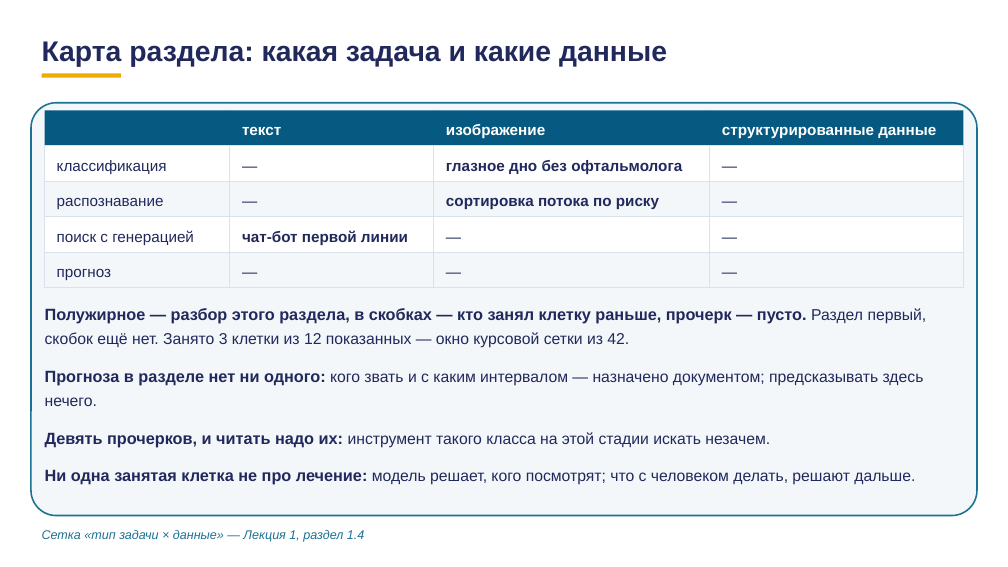
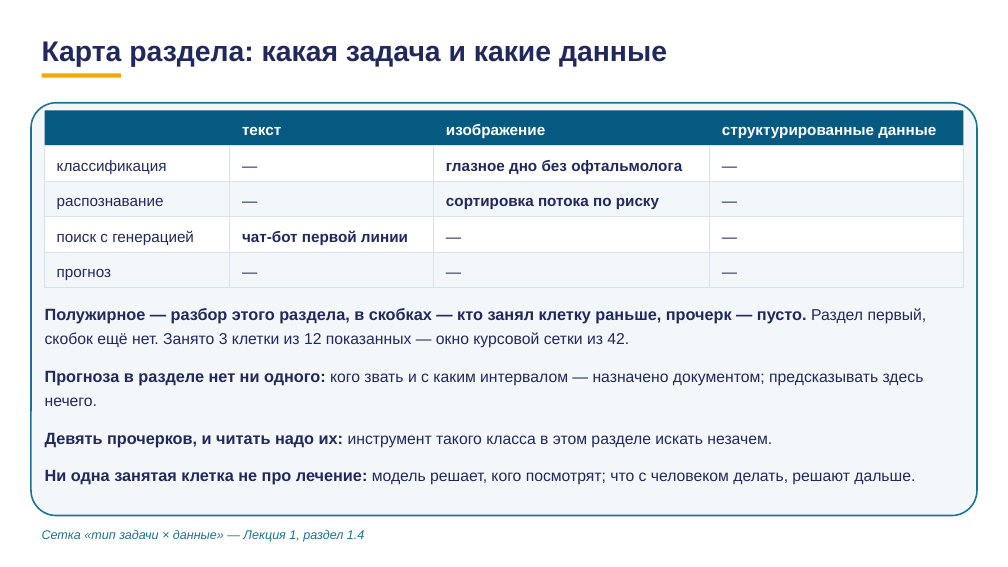
Before and after one commit to tellina-study/AI-usage-lessons, a slide deck: slide 16 of library/lectures/lec-07/rework/deck/lec-07-karkas.pptx. Drawn at 1008x567 pixels with LibreOffice and Linux fonts; fonts in the diff are those of the drawing. Boxes give left, top, right and bottom in pixels: in the first picture for what was removed or moved away, otherwise in the second. Text is boxed around its words. In the diff, an @@ line names an element or a change of style, - is before the commit and + after.

```diff
--- a/library/lectures/lec-07/rework/deck/lec-07-karkas.pptx
+++ b/library/lectures/lec-07/rework/deck/lec-07-karkas.pptx
@@ text at (x1=45, y1=432, x2=772, y2=448): text changed @@
-Девять прочерков, и читать надо их: инструмент такого класса на этой стадии искать незачем.
+Девять прочерков, и читать надо их: инструмент такого класса в этом разделе искать незачем.
```
Also in this commit, not shown: 6 other slides changed, 2 other files.
